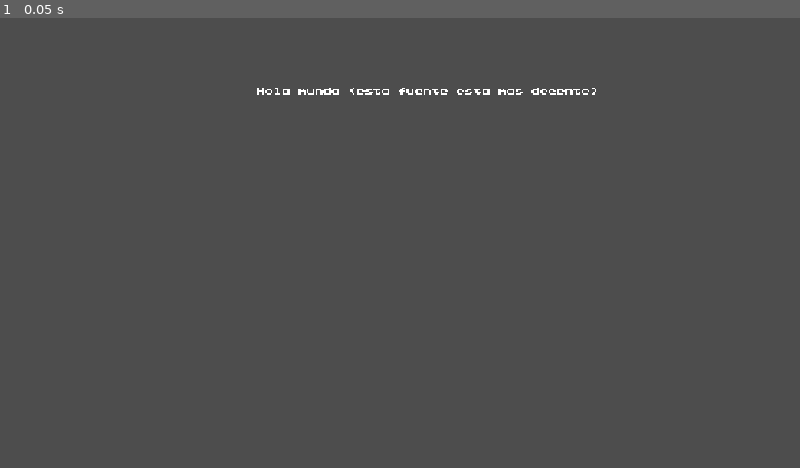
Above: before the commit, frame 1.
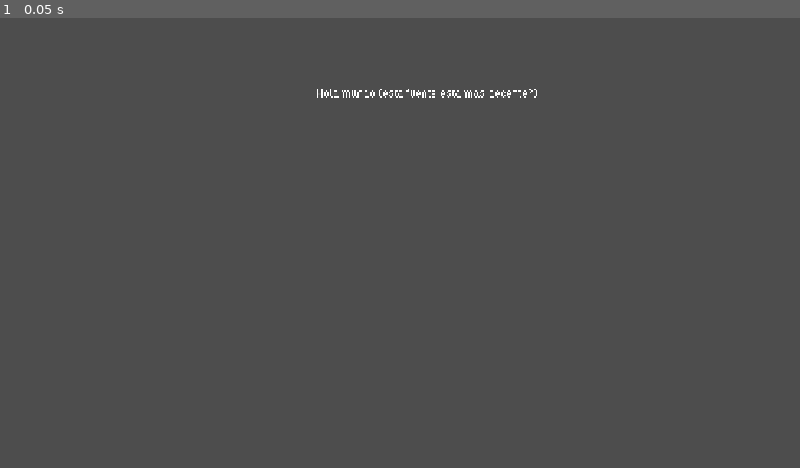
Above: after the commit, the same moment.

Repository: Neyoro3112/Multimedia_VideoJuego
Game: Godot game, scene res://menus/main_menu.tscn
Two runs of this game, one before a commit and one after it. Both use one fixed random seed, a clock stepped at 60 frames per second and the inputs below. This scene is started directly instead of the project's main scene.
Inputs:
- Up to frame 1 (0.05 s): no input

The runs differ from the first frame. In frame 1, 0.3% of the frame differs, in the area x 32-75%, y 15-18%.

Commit message:
set the fonts that are likely gonna be used

Diff:
--- a/menus/main_menu.tscn
+++ b/menus/main_menu.tscn
@@ -1,6 +1,6 @@
 [gd_scene load_steps=2 format=3 uid="uid://csqu4li2igx7w"]
 
-[ext_resource type="FontFile" uid="uid://bwr4vrhwit87v" path="res://assets/fonts/prstartk.ttf" id="1_8gy84"]
+[ext_resource type="FontFile" uid="uid://dyba4ejqyjhbs" path="res://assets/fonts/HydrophiliaIced-Regular.ttf" id="1_8gy84"]
 
 [node name="CanvasLayer" type="CanvasLayer"]
 
@@ -10,7 +10,6 @@
 offset_right = 943.0
 offset_bottom = 117.0
 theme_override_fonts/font = ExtResource("1_8gy84")
-theme_override_font_sizes/font_size = 12
-text = "Hola mundo (esta fuente esta mas decente)"
+text = "Hola mundo (esta fuente esta mas decente?)"
 horizontal_alignment = 1
 vertical_alignment = 1
Binary file added: assets/fonts/HydrophiliaIced-Regular.ttf
Not shown, added: assets/fonts/HydrophiliaIced-Regular.ttf.import
Binary file removed: assets/fonts/ferrum.otf
